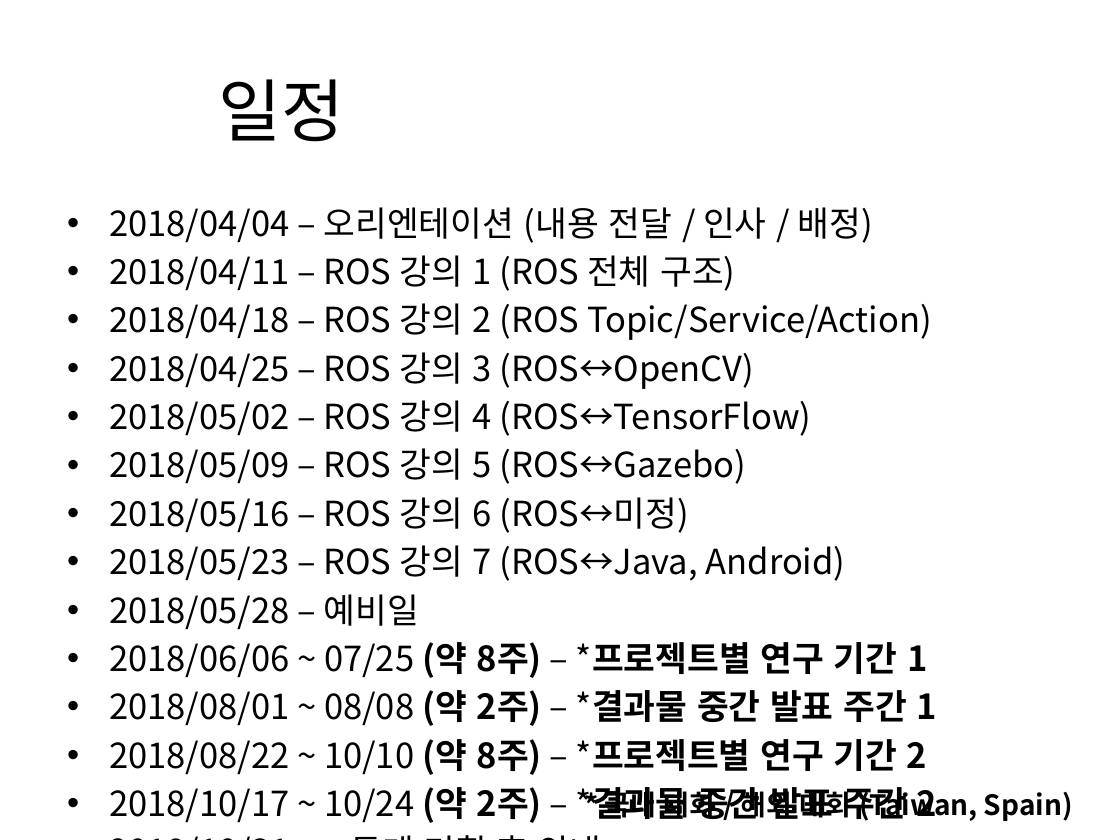
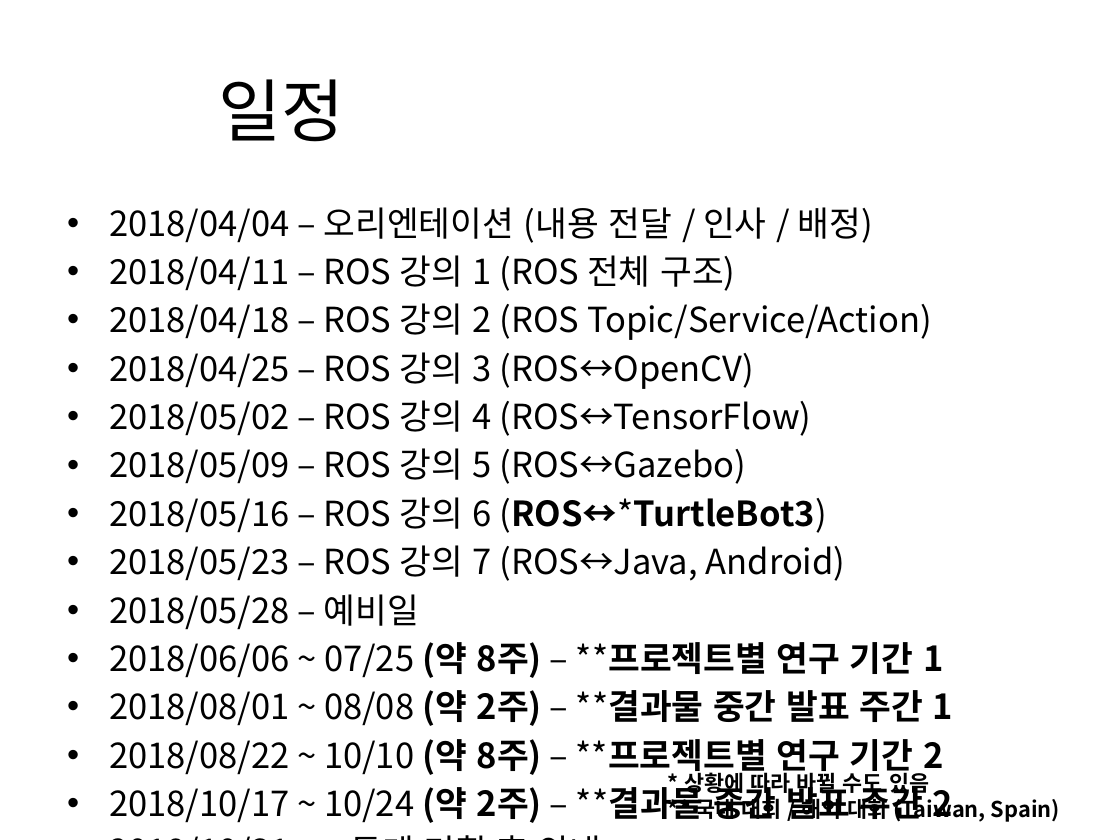
Before and after one commit to jeongam5785/documents, a slide deck: slide 5 of auturbo_2018_spring/auturbo_2018_spring_week1.pptx. Drawn at 1120x840 pixels with LibreOffice and Linux fonts; fonts in the diff are those of the drawing; background and template pictures are left out. Boxes give left, top, right and bottom in pixels: in the first picture for what was removed or moved away, otherwise in the second. Text is boxed around its words. In the diff, an @@ line names an element or a change of style, - is before the commit and + after.

```diff
--- a/auturbo_2018_spring/auturbo_2018_spring_week1.pptx
+++ b/auturbo_2018_spring/auturbo_2018_spring_week1.pptx
@@ text at (109,497,827,533): text changed @@
-• 2018/05/16 – ROS 강의 6 (ROS↔미정)
+• 2018/05/16 – ROS 강의 6 (ROS↔*TurtleBot3)
@@ text at (109,642,953,826): text changed @@
-• 2018/06/06 ~ 07/25 (약 8주) – *프로젝트별 연구 기간 1
-• 2018/08/01 ~ 08/08 (약 2주) – *결과물 중간 발표 주간 1
-• 2018/08/22 ~ 10/10 (약 8주) – *프로젝트별 연구 기간 2
-• 2018/10/17 ~ 10/24 (약 2주) – *결과물 중간 발표 주간 2
+• 2018/06/06 ~ 07/25 (약 8주) – **프로젝트별 연구 기간 1
+• 2018/08/01 ~ 08/08 (약 2주) – **결과물 중간 발표 주간 1
+• 2018/08/22 ~ 10/10 (약 8주) – **프로젝트별 연구 기간 2
+• 2018/10/17 ~ 10/24 (약 2주) – **결과물 중간 발표 주간 2
@@ text at (684,769,986,823): text changed; size 18 to 14 pt @@
-* 국내 대회 / 해외 대회 (Taiwan, Spain)
+* 상황에 따라 바뀔 수도 있음
+** 국내 대회 / 해외 대회 (Taiwan, Spain)
```
Also in this commit, not shown: 1 other file.
